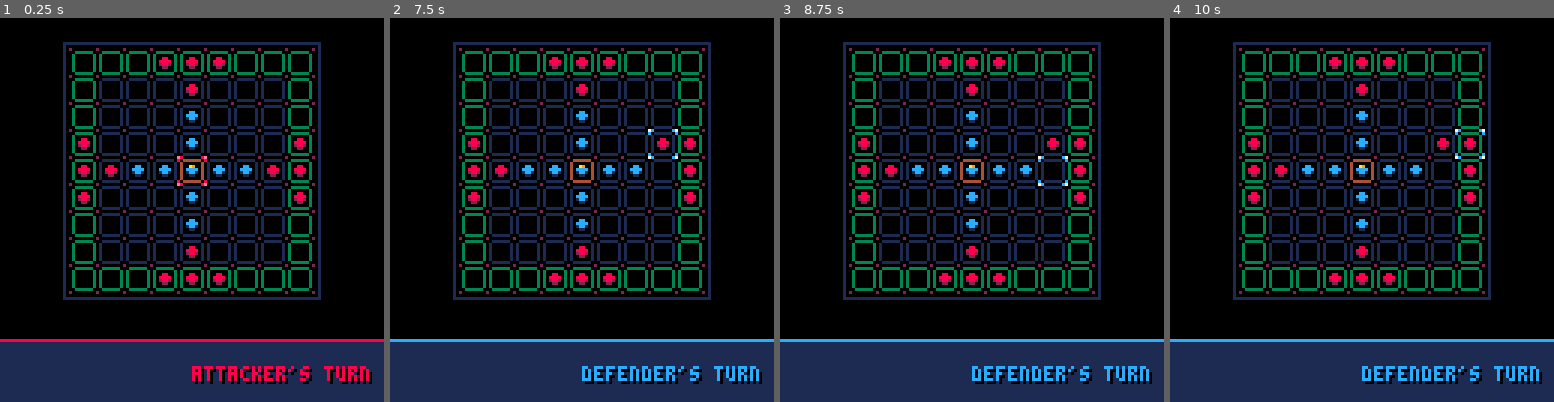
Above: before the commit, frames 1-4 (left to right).
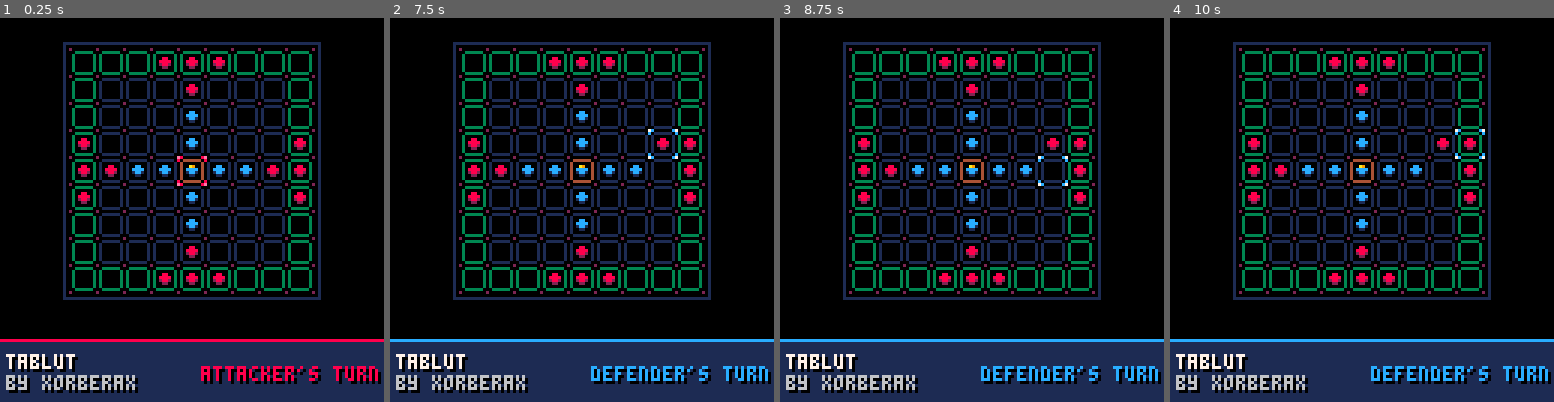
Above: after the commit, the same moments.

Repository: gnalvesteffer/pico8-carts
Game: PICO-8 cartridge tablut.p8
Same seed, same stepped clock (60 frames per second), same inputs: the game is played once before the commit and once after it.
Inputs:
- Up to frame 1 (0.25 s): no input
- Up to frame 2 (7.5 s): tap X (X key) at 0.33, 1.07, 1.85, 2.97, 4.08, 5.2, 6.32, 7.43 s; tap O (Z key) at 0.7, 1.7, 2.1, 2.5, 2.9, 3.3, 3.7, 4.1, 4.5, 4.9, 5.3, 5.7, 6.1, 6.5, 6.9, 7.3 s; hold Right 1.6-2.1 s; hold Up 2.15-2.42 s; hold Right 2.47-3.03 s; hold Left 3.08-3.58 s; hold Down 3.63-3.97 s; hold Right 4.02-4.68 s; hold Up 4.73-5.03 s; hold Left 5.08-5.68 s; hold Down 5.73-6.03 s; hold Right 6.08-6.58 s; hold Right 6.63-7.13 s; hold Up 7.18-7.45 s
- Up to frame 3 (8.75 s): hold Right 7.5-8.07 s; tap O (Z key) at 7.7, 8.1, 8.5 s; hold Left 8.12-8.62 s; tap X (X key) at 8.55 s; hold Down from 8.67 s (still down)
- Up to frame 4 (10 s): tap O (Z key) at 8.9, 9.3, 9.7 s; release Down at 9 s; hold Right 9.05-9.72 s; tap X (X key) at 9.67 s; hold Up from 9.77 s (still down)

The runs differ from the first frame. In frame 1, 3.3% of the frame differs, in the area x 1-100%, y 87-98%; in frame 2, 3.4%; in frame 3, 3.4%; in frame 4, 3.4%.

Commit message:
add signature

Diff:
--- a/tablut.p8
+++ b/tablut.p8
@@ -423,11 +423,15 @@
 	rectfill(0,128,128,128-20,1)
 	line(0,128-21,128,128-21,team_color)
 
+	--signature
+	printfx("tablut",2,128-16,7)
+	printfx("by xorberax",2,128-9,6)
+
 	--current team
 	if is_defender_turn then
-		printfx("defender's turn",64,128-12,team_color)
+		printfx("defender's turn",67,128-12,team_color)
 	else
-		printfx("attacker's turn",64,128-12,team_color)
+		printfx("attacker's turn",67,128-12,team_color)
 	end
 end
 
